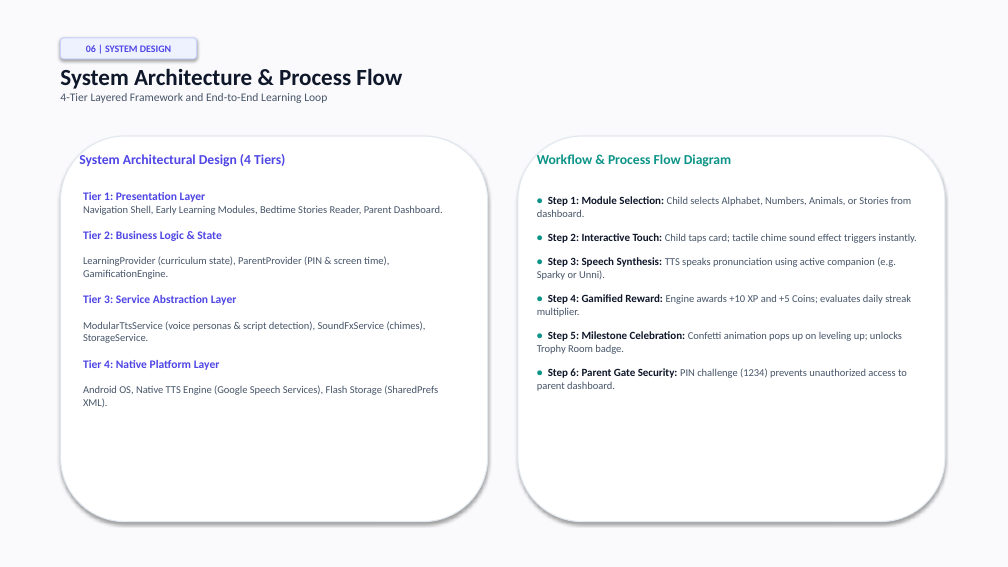
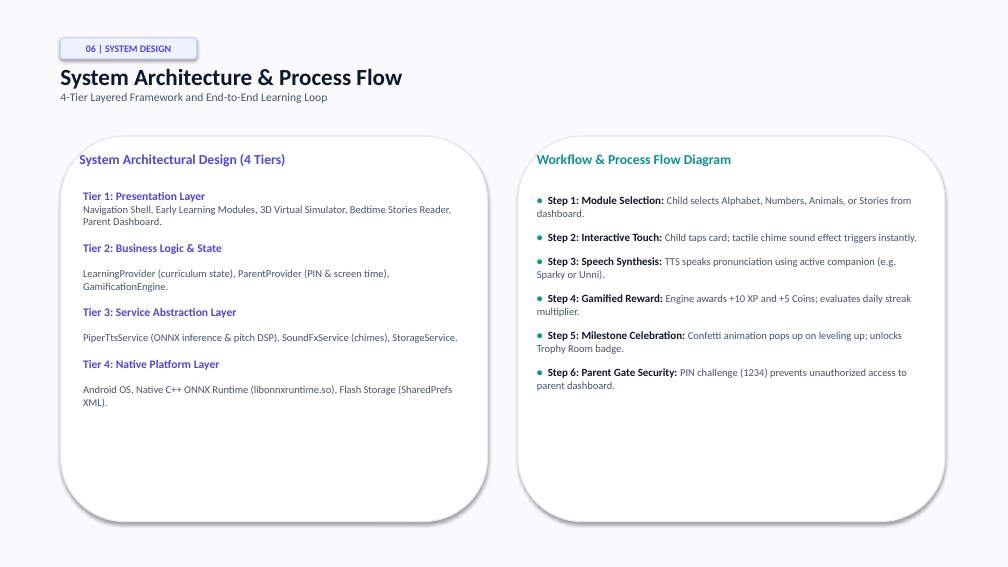
Before and after one commit to srj-nandu/jaroos-educational-app, a slide deck: slide 8 of releases/JAROOS_Minimalist_Presentation.pptx. Drawn at 1008x567 pixels with LibreOffice and Linux fonts; fonts in the diff are those of the drawing. Boxes give left, top, right and bottom in pixels: in the first picture for what was removed or moved away, otherwise in the second. Text is boxed around its words. In the diff, an @@ line names an element or a change of style, - is before the commit and + after.

```diff
--- a/releases/JAROOS_Minimalist_Presentation.pptx
+++ b/releases/JAROOS_Minimalist_Presentation.pptx
@@ text at box(83, 192, 452, 225): text changed @@
-Tier 1: Presentation Layer
-Navigation Shell, Early Learning Modules, Bedtime Stories Reader, Parent Dashboard.
+Tier 1: Presentation Layer
+Navigation Shell, Early Learning Modules, 3D Virtual Simulator, Bedtime Stories Reader, Parent Dashboard.
@@ text at box(83, 308, 457, 407): text changed @@
-Tier 3: Service Abstraction Layer
-ModularTtsService (voice personas & script detection), SoundFxService (chimes), StorageService.
-Tier 4: Native Platform Layer
-Android OS, Native TTS Engine (Google Speech Services), Flash Storage (SharedPrefs XML).
+Tier 3: Service Abstraction Layer
+PiperTtsService (ONNX inference & pitch DSP), SoundFxService (chimes), StorageService.
+Tier 4: Native Platform Layer
+Android OS, Native C++ ONNX Runtime (libonnxruntime.so), Flash Storage (SharedPrefs XML).
```
Also in this commit, not shown: 7 other slides changed, 5 other files.
